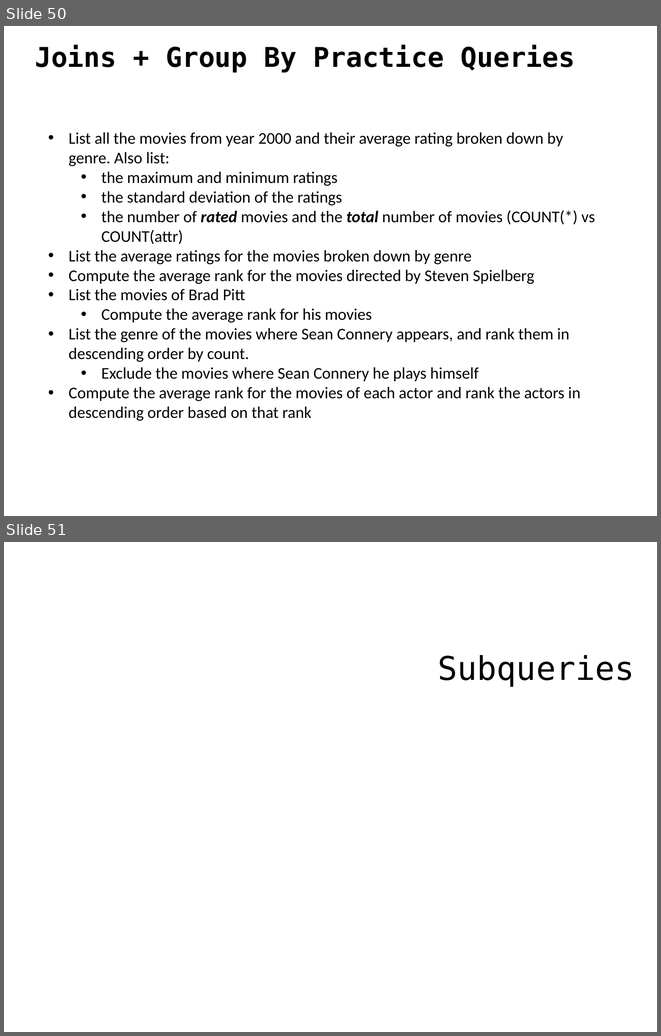
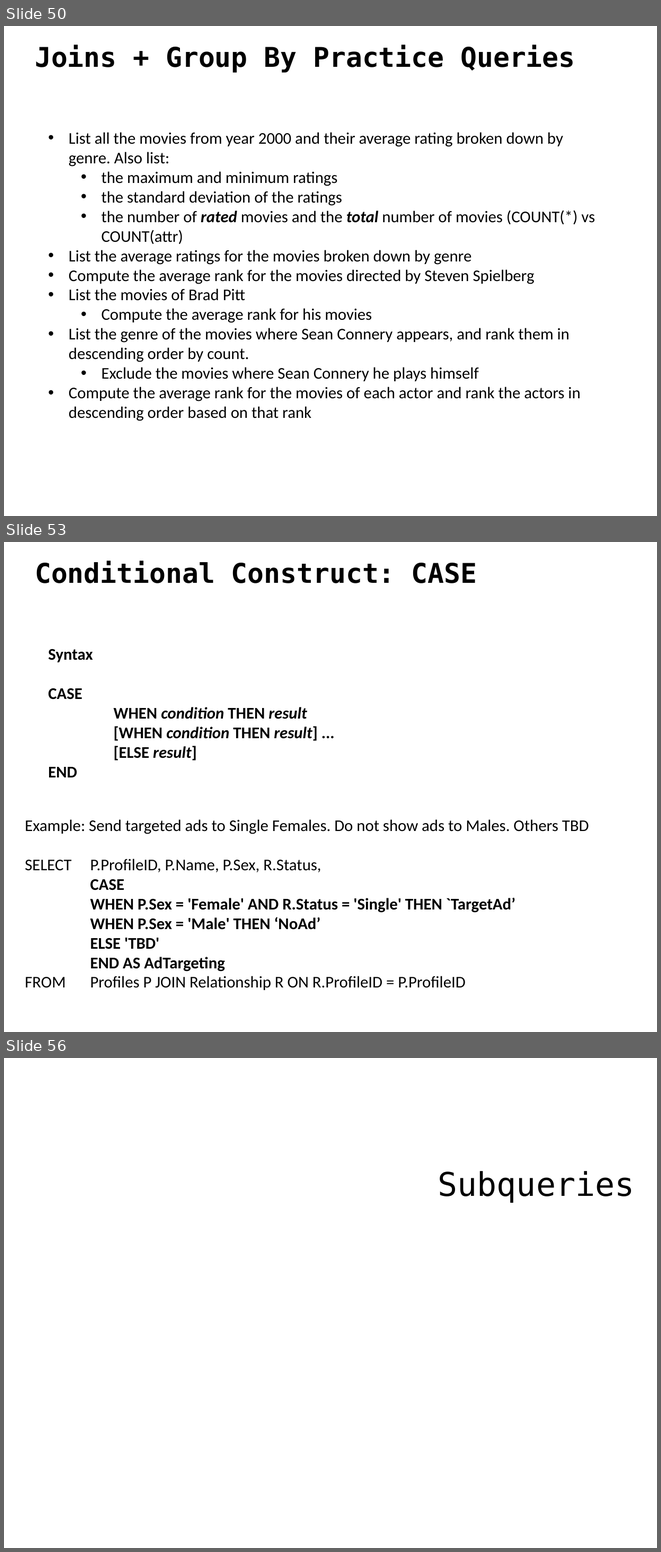
Before and after one commit to ipeirotis/dealing_with_data, a slide deck: 02-SQL/C-SQL.pptx. Shown one above the other, each under a label of ours: slides 50 and 51 before the commit, slides 50, 53 and 56 after it; the slides between them are not shown. The pictures are 661x1036 and 661x1552 pixels, drawn with LibreOffice and Linux fonts; fonts in the diff are those of the drawing. Boxes give left, top, right and bottom in pixels: in the first picture for what was removed or moved away, otherwise in the second. Text is boxed around its words. In the diff, an @@ line names an element or a change of style, - is before the commit and + after.

Commit message:
Added CASE, ANY, ALL and examples

```diff
--- a/02-SQL/C-SQL.pptx
+++ b/02-SQL/C-SQL.pptx
@@ slide 53 added at (4,542,657,1032), background #FFFFFF @@
@@ text added at (35,561,477,583), 30 pt, text #000000, bold @@
+Conditional Construct: CASE
@@ text added at (48,649,318,760), 18 pt, text #000000, bold @@
+Syntax
+CASE
+WHEN condition THEN result
+[WHEN condition THEN result] ...
+[ELSE result]
+END
@@ text added at (25,819,589,990), 18 pt, text #000000 @@
+Example: Send targeted ads to Single Females. Do not show ads to Males. Others TBD
+SELECT P.ProfileID, P.Name, P.Sex, R.Status,
+CASE
+WHEN P.Sex = 'Female' AND R.Status = 'Single' THEN `TargetAd’
+WHEN P.Sex = 'Male' THEN ‘NoAd’
+ELSE 'TBD'
+END AS AdTargeting
+FROM Profiles P JOIN Relationship R ON R.ProfileID = P.ProfileID
@@ what was slide 51 is now slide 56 @@
```
Also in this commit, not shown: 3 slides changed, 8 other slides added.
